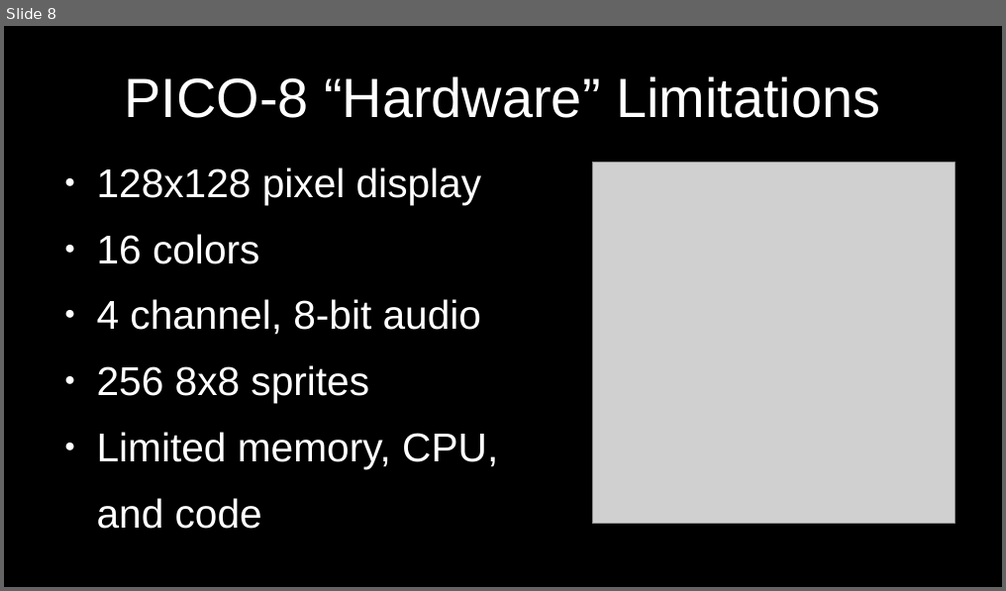
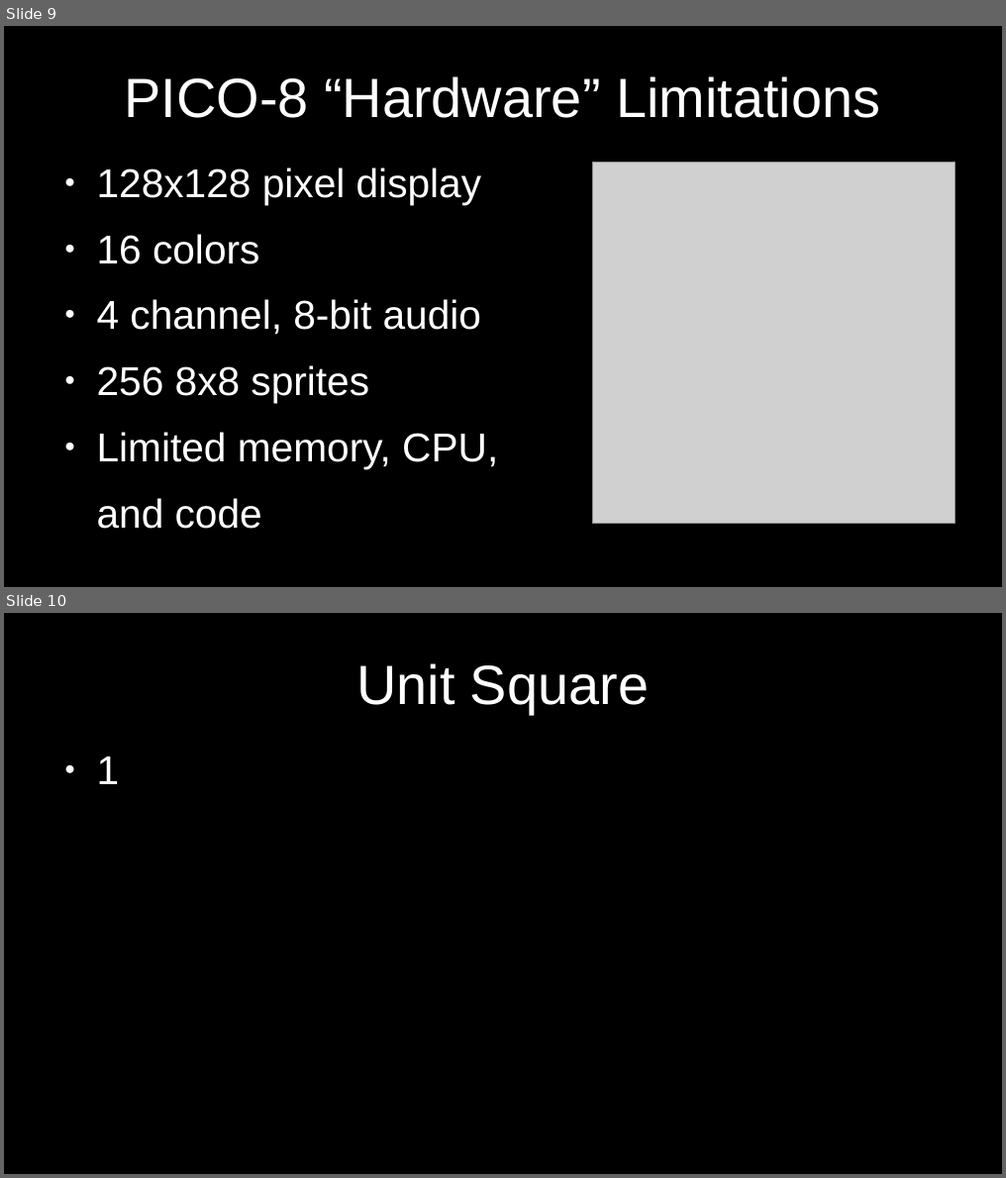
Before and after one commit to MiniMechMedia/pico8-games, a slide deck: carts/graphics-with-pico8/presentation/Graphics-With-PICO-8.odp. Shown one above the other, each under a label of ours: slide 8 before the commit, slides 9 and 10 after it. The pictures are 1006x591 and 1006x1178 pixels, drawn with LibreOffice and Linux fonts; fonts in the diff are those of the drawing; grey boxes stand for pictures. Boxes give left, top, right and bottom in pixels: in the first picture for what was removed or moved away, otherwise in the second. Text is boxed around its words. In the diff, an @@ line names an element or a change of style, - is before the commit and + after.

```diff
--- a/carts/graphics-with-pico8/presentation/Graphics-With-PICO-8.odp
+++ b/carts/graphics-with-pico8/presentation/Graphics-With-PICO-8.odp
@@ slide 10 added at (4, 613, 1002, 1174), background #000000 @@
@@ title added at (356, 663, 648, 714), 44 pt, text #FFFFFF @@
+Unit Square
@@ text added at (97, 757, 120, 784), 32 pt, text #FFFFFF @@
+● 1
@@ what was slide 8 is now slide 9 @@
```
Also in this commit, not shown: 1 slide changed, 2 other slides added, 7 slides removed, 1 other file.
